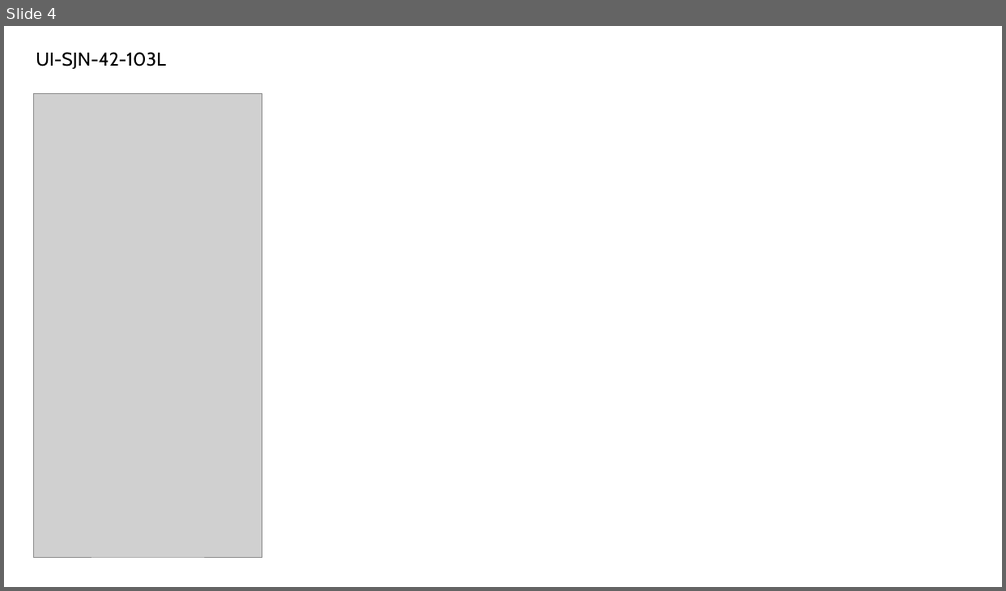
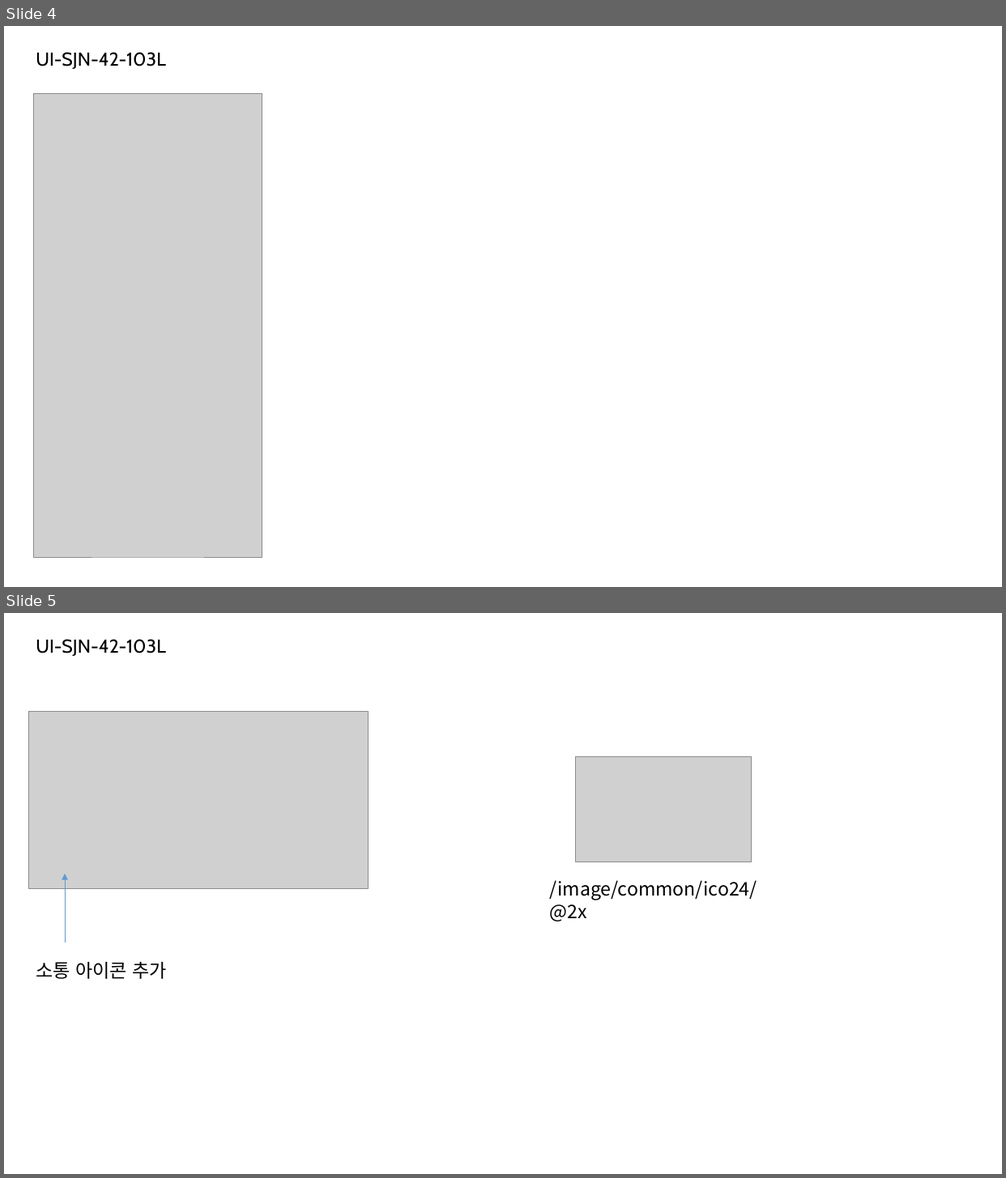
Before and after one commit to jeoungGyy/sejong, a slide deck: ppt/06-29.pptx. Shown one above the other, each under a label of ours: slide 4 before the commit, slides 4 and 5 after it. The pictures are 1006x591 and 1006x1178 pixels, drawn with LibreOffice and Linux fonts; fonts in the diff are those of the drawing; grey boxes stand for pictures. Boxes give left, top, right and bottom in pixels: in the first picture for what was removed or moved away, otherwise in the second. Text is boxed around its words. In the diff, an @@ line names an element or a change of style, - is before the commit and + after.

```diff
--- a/ppt/06-29.pptx
+++ b/ppt/06-29.pptx
@@ slide 5 added at <box>4,613,1002,1174</box>, background #FFFFFF @@
@@ text added at <box>36,639,166,656</box>, 18 pt, text #000000 @@
+UI-SJN-42-103L
@@ picture added at <box>28,711,368,889</box> @@
@@ picture added at <box>575,756,751,862</box> @@
@@ arrow added from (65, 943) to (65, 875), #5B9BD5 0.5 pt @@
@@ text added at <box>550,880,757,922</box>, 18 pt, text #000000 @@
+/image/common/ico24/@2x
@@ text added at <box>36,962,168,979</box>, 18 pt, text #000000 @@
+소통 아이콘 추가
```
Also in this commit, not shown: 1 other slide added, 20 other files.
